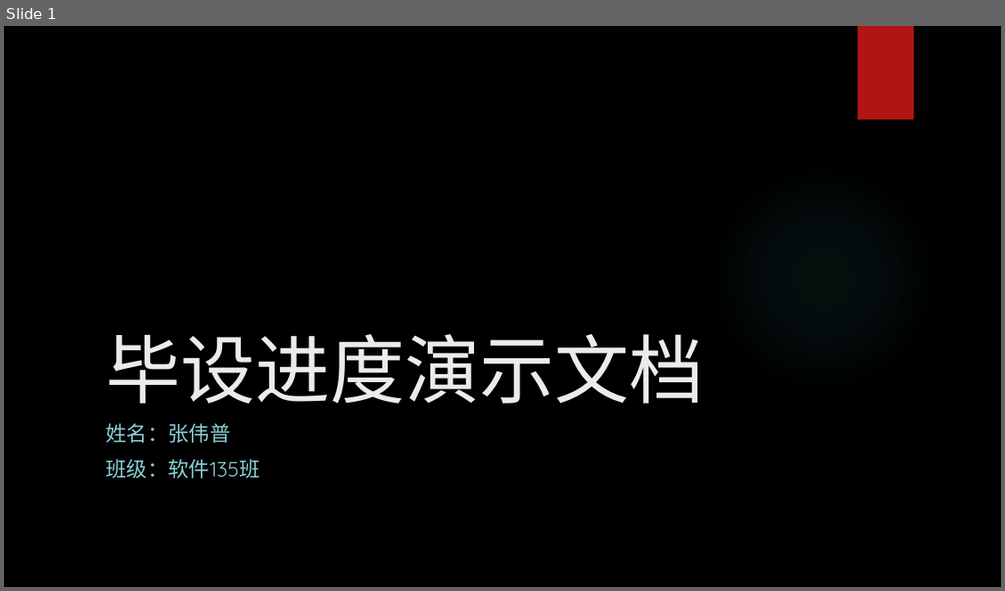
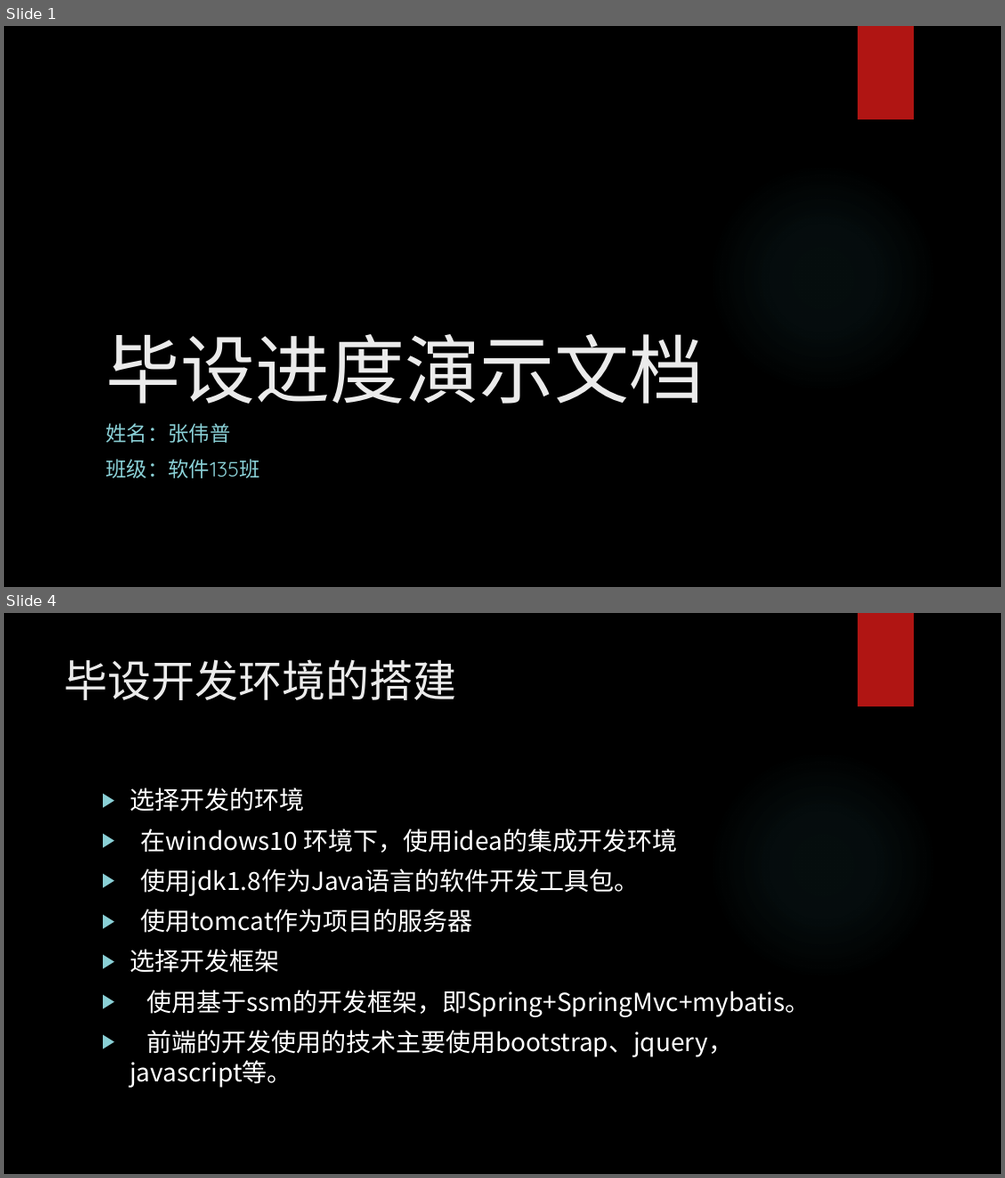
Before and after one commit to zhangweipu/mywork, a slide deck: 毕业设计/毕设演示.pptx. Shown one above the other, each under a label of ours: slide 1 before the commit, slides 1 and 4 after it; the slides between them are not shown. The pictures are 1005x591 and 1005x1178 pixels, drawn with LibreOffice and Linux fonts; fonts in the diff are those of the drawing; background and template pictures are left out. Boxes give left, top, right and bottom in pixels: in the first picture for what was removed or moved away, otherwise in the second. Text is boxed around its words. In the diff, an @@ line names an element or a change of style, - is before the commit and + after.

```diff
--- a/毕业设计/毕设演示.pptx
+++ b/毕业设计/毕设演示.pptx
@@ slide 4 added at [4,613,1001,1174], background picture (left out); not listed: 2 template elements that a slide beside it also shows @@
@@ title added at [65,659,457,700], 42 pt, text #EBEBEB @@
+毕设开发环境的搭建
@@ text added at [129,787,810,1087], 24 pt, text #FFFFFF @@
+▶ 选择开发的环境
+▶ 在windows10 环境下，使用idea的集成开发环境
+▶ 使用jdk1.8作为Java语言的软件开发工具包。
+▶ 使用tomcat作为项目的服务器
+▶ 选择开发框架
+▶ 使用基于ssm的开发框架，即Spring+SpringMvc+mybatis。
+▶ 前端的开发使用的技术主要使用bootstrap、jquery， javascript等。
```
Also in this commit, not shown: 1 slide changed, 13 other slides added, 11 other files.
